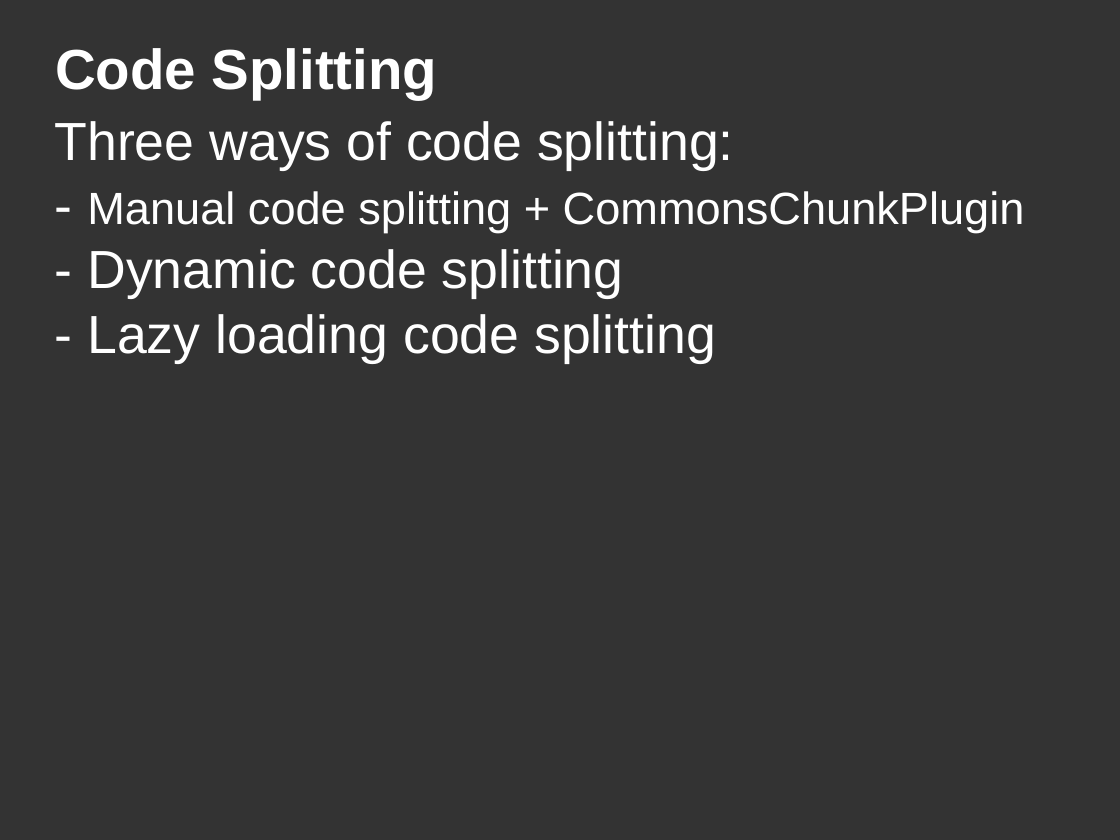
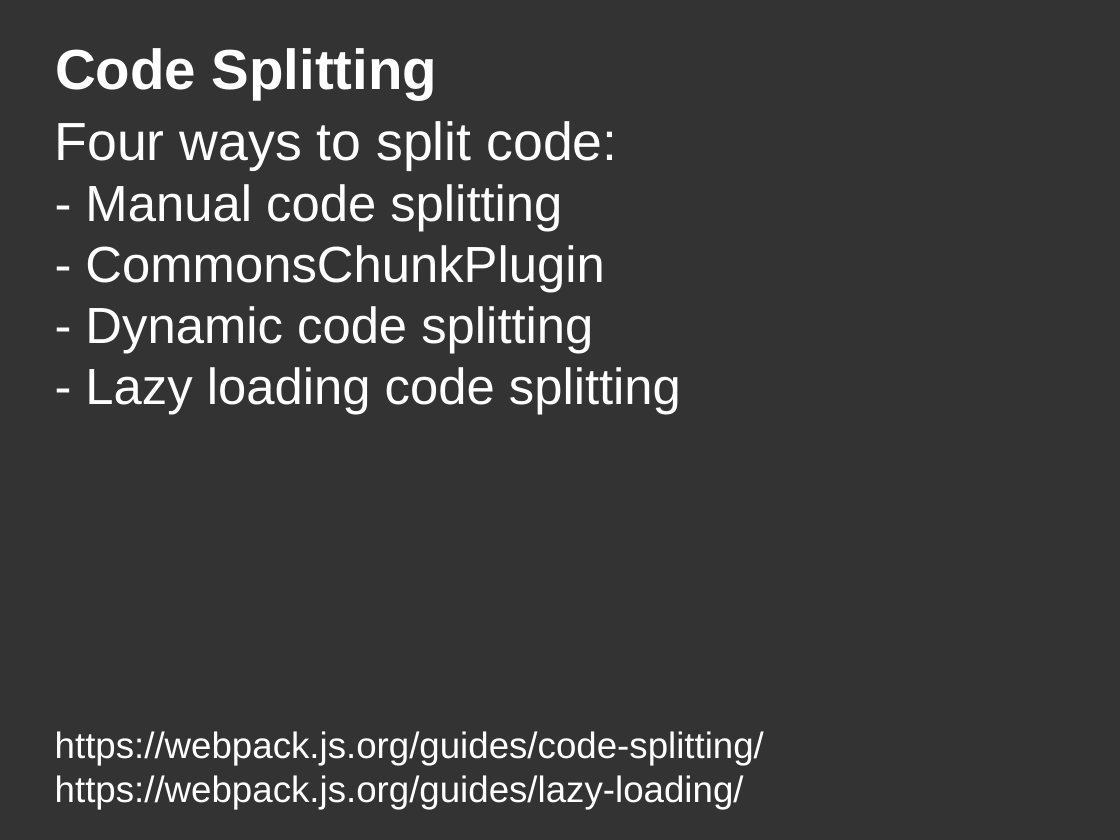
Before and after one commit to DanYellow/misc-tests, a slide deck: slide 49 of webpack-presentation-examples/webpack-presentation.odp (slide 50 before the commit). Drawn at 1120x840 pixels with LibreOffice and Linux fonts; fonts in the diff are those of the drawing. Boxes give left, top, right and bottom in pixels: in the first picture for what was removed or moved away, otherwise in the second. Text is boxed around its words. In the diff, an @@ line names an element or a change of style, - is before the commit and + after.

```diff
--- a/webpack-presentation-examples/webpack-presentation.odp
+++ b/webpack-presentation-examples/webpack-presentation.odp
@@ title at (55,121,681,415): text changed; size 38 to 36 pt @@
-Three ways of code splitting:
-- Manual code splitting + CommonsChunkPlugin
-- Dynamic code splitting
-- Lazy loading code splitting
+Four ways to split code:
+- Manual code splitting
+- CommonsChunkPlugin
+- Dynamic code splitting
+- Lazy loading code splitting
@@ title added at (55,731,764,809), 26 pt, text #FFFFFF @@
+https://webpack.js.org/guides/code-splitting/
+https://webpack.js.org/guides/lazy-loading/
```
Also in this commit, not shown: 4 other slides changed, 2 slides added, 1 slide removed, 19 other files.
